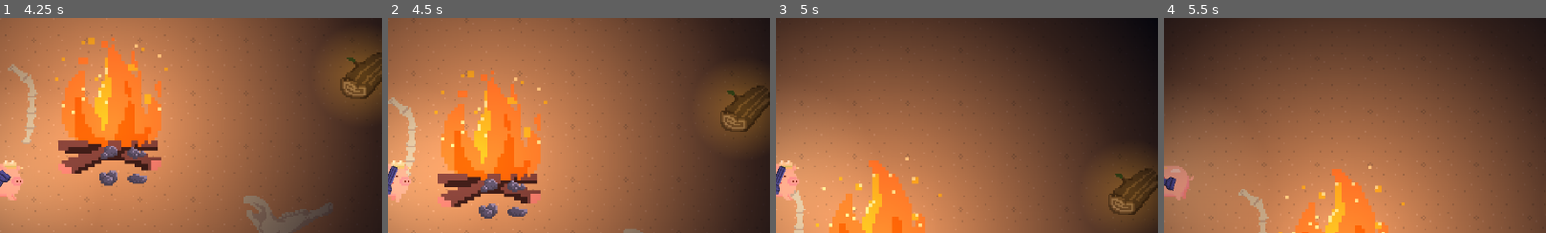
Above: before the commit, frames 1-4 (left to right).
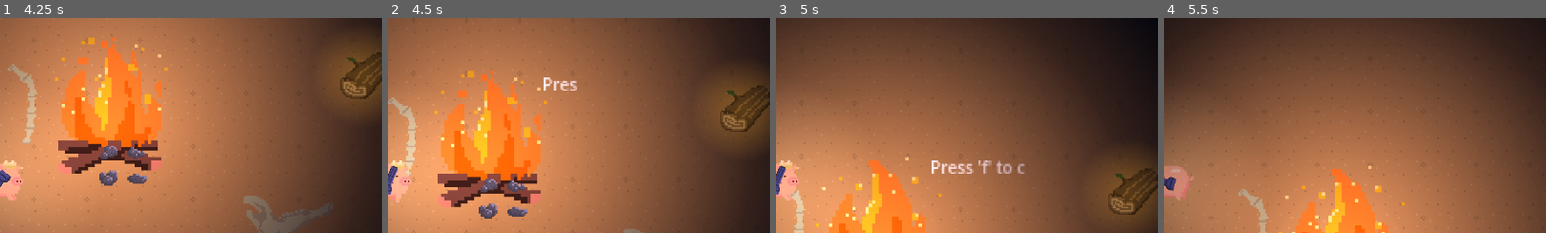
Above: after the commit, the same moments.

Repository: JasonLee4/MaizeRunnerGame
Game: Godot game, scene res://scenes/menus/main_menu.tscn
Two runs of this game, one before a commit and one after it. Both use one fixed random seed, a clock stepped at 60 frames per second and the inputs below. Sound files missing from this copy of the repository are replaced by a short silence.
Inputs (mouse positions are % of the whole screen's width and height, from its top left):
- Up to frame 1 (4.25 s): click (50, 52) at 0.5 s; click "Main Level" at 1.25 s; tap Enter at 2 s; move the mouse to (72, 45) at 2.02 s; hold D (right) 2.03-2.78 s; hold F (advance_dialogue) 2.03-2.78 s; tap Space (dash) at 2.75, 2.85 s; move the mouse to (30, 55) at 2.77 s; hold S (down) 2.78-3.53 s; tap F (advance_dialogue) at 3.5 s; move the mouse to (60, 28) at 3.52 s; hold D (right) from 3.53 s (still down); click (60, 28) at 3.6 s
- Up to frame 2 (4.5 s): tap F (advance_dialogue) at 4.25 s; move the mouse to (45, 70) at 4.27 s; release D (right) at 4.28 s; hold W (up) from 4.28 s (still down); tap Mouse wheel down (scroll_down) at 4.35 s
- Up to frame 3 (5 s): keep holding W (up)
- Up to frame 4 (5.5 s): tap F (advance_dialogue) at 5 s; move the mouse to (80, 65) at 5.02 s; release W (up) at 5.03 s; hold A (left) from 5.03 s (still down); hold Mouse wheel up (scroll_up) from 5.03 s (still down)
The pictures show only the part of the screen within x 50-100%, y 12-62%; the shares and areas given below are measured in that part.

Frame 1 is identical in both runs. In frame 2, 0.3% of the frame differs, in the area x 40-50%, y 27-34%; in frame 3, 0.7%, in the area x 40-66%, y 66-73%; in frame 4, nothing differs.

Commit message:
added tooltip scene

Diff:
--- a/scenes/objects/FirePlace.gd
+++ b/scenes/objects/FirePlace.gd
@@ -3,12 +3,16 @@
 class_name FirePlace
 
 @export var torch_item: Inv_Item
+@export var tooltip_message:String
 var crafting_available
+signal tooltip_update
 #signal craft_torch
 
 #may change how this works for future recipes
 var req_resource : Inv_Item = preload("res://scenes/items/inventory/inv_items/wood.tres")
 
+func _ready():
+	tooltip_update.emit(tooltip_message)
 func _physics_process(delta):
 	$AnimatedSprite2D.play()
 	if Input.is_action_just_pressed("interact") and crafting_available:
@@ -26,9 +30,14 @@
 func _on_area_2d_body_entered(body):
 	if body.has_method("player"):
 		crafting_available = true
+		$Tooltip/Timer.start()
+
 
 
 
 func _on_area_2d_body_exited(body):
 	if body.has_method("player"):
 		crafting_available = false
+		$Tooltip/Timer.stop()
+
+		$Tooltip/RichTextLabel.visible_characters = 0
--- a/scenes/objects/FirePlace.tscn
+++ b/scenes/objects/FirePlace.tscn
@@ -1,10 +1,11 @@
-[gd_scene load_steps=12 format=3 uid="uid://bvxtel4kt8t1d"]
+[gd_scene load_steps=13 format=3 uid="uid://bvxtel4kt8t1d"]
 
 [ext_resource type="Script" path="res://scenes/objects/FirePlace.gd" id="1_m0kst"]
 [ext_resource type="Resource" uid="uid://du10n1gotovf2" path="res://scenes/items/inventory/inv_items/Torch.tres" id="2_ll4gk"]
 [ext_resource type="Texture2D" uid="uid://p2ae71l8x3qr" path="res://assets/spritesheets/campfire.png" id="3_ak5db"]
 [ext_resource type="Texture2D" uid="uid://fdgdapdyi6kd" path="res://assets/textures/fading_circle.tres" id="4_rvtvu"]
 [ext_resource type="AudioStream" uid="uid://dasnlixiyfnjy" path="res://assets/audio/sfx/410736__selector__campfire-in-the-open-field-3.wav" id="5_wpshn"]
+[ext_resource type="PackedScene" uid="uid://wqx546fxgt0q" path="res://scenes/ui/tooltip.tscn" id="6_djigm"]
 
 [sub_resource type="AtlasTexture" id="AtlasTexture_mt8ow"]
 atlas = ExtResource("3_ak5db")
@@ -42,6 +43,7 @@
 y_sort_enabled = true
 script = ExtResource("1_m0kst")
 torch_item = ExtResource("2_ll4gk")
+tooltip_message = "Press 'f' to craft a torch."
 
 [node name="AnimatedSprite2D" type="AnimatedSprite2D" parent="."]
 y_sort_enabled = true
@@ -92,5 +94,11 @@
 attenuation = 15.0
 panning_strength = 5.0
 
+[node name="Tooltip" parent="." instance=ExtResource("6_djigm")]
+offset_left = 32.0
+offset_top = -54.0
+offset_right = 92.0
+offset_bottom = 6.0
+
 [connection signal="body_entered" from="CraftingArea" to="." method="_on_area_2d_body_entered"]
 [connection signal="body_exited" from="CraftingArea" to="." method="_on_area_2d_body_exited"]
--- /dev/null
+++ b/scenes/ui/tooltip.gd
@@ -0,0 +1,17 @@
+extends NinePatchRect
+
+
+# Called when the node enters the scene tree for the first time.
+func _ready():
+	$RichTextLabel.visible_characters = 0
+	get_parent().connect("tooltip_update", apply_text)
+
+func apply_text(text):
+	$RichTextLabel.text = text
+# Called every frame. 'delta' is the elapsed time since the previous frame.
+func _process(delta):
+	pass
+
+
+func _on_timer_timeout():
+	$RichTextLabel.visible_characters += 2
--- /dev/null
+++ b/scenes/ui/tooltip.tscn
@@ -0,0 +1,25 @@
+[gd_scene load_steps=2 format=3 uid="uid://wqx546fxgt0q"]
+
+[ext_resource type="Script" path="res://scenes/ui/tooltip.gd" id="1_07bqr"]
+
+[node name="Tooltip" type="NinePatchRect"]
+custom_minimum_size = Vector2(60, 60)
+script = ExtResource("1_07bqr")
+
+[node name="RichTextLabel" type="RichTextLabel" parent="."]
+layout_mode = 0
+offset_top = 1.0
+offset_right = 57.0
+offset_bottom = 15.0
+theme_override_font_sizes/normal_font_size = 10
+text = "sample text"
+fit_content = true
+scroll_active = false
+autowrap_mode = 0
+
+[node name="AnimationPlayer" type="AnimationPlayer" parent="."]
+
+[node name="Timer" type="Timer" parent="."]
+wait_time = 0.1
+
+[connection signal="timeout" from="Timer" to="." method="_on_timer_timeout"]
